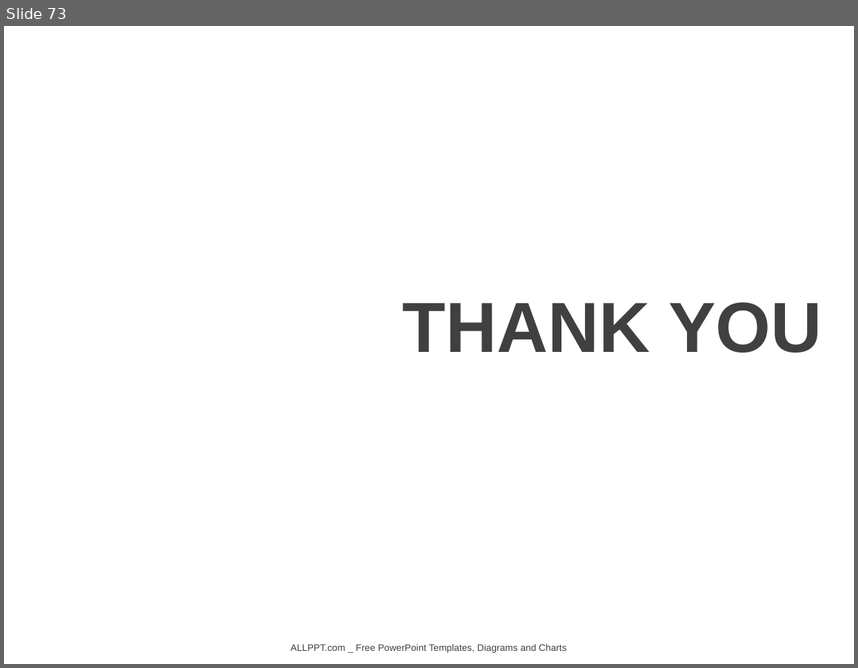
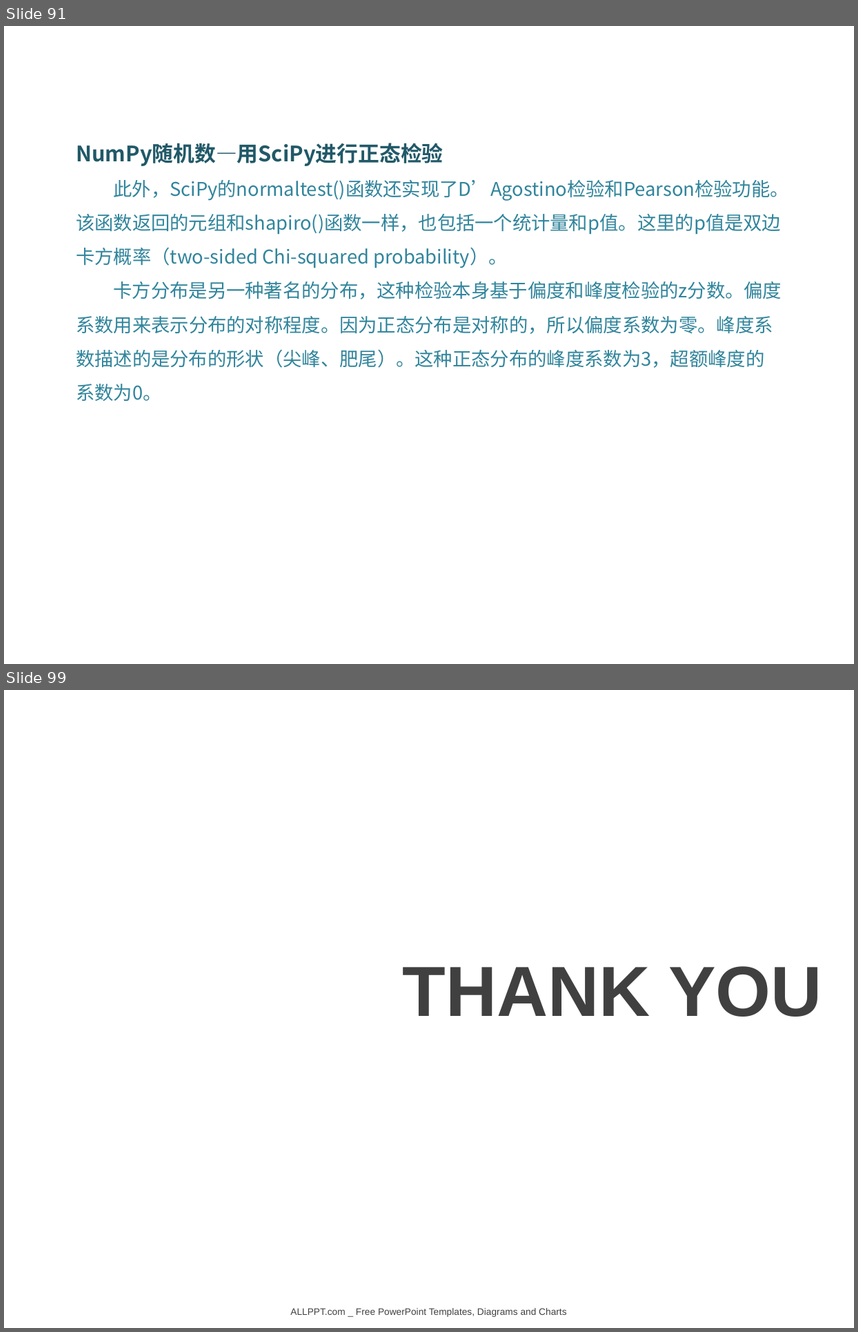
Before and after one commit to DataScienceCoding/Python-Data-Analysis, a slide deck: Python-Data-Analysis.pptx. Shown one above the other, each under a label of ours: slide 73 before the commit, slides 91 and 99 after it; the slides between them are not shown. The pictures are 858x668 and 858x1332 pixels, drawn with LibreOffice and Linux fonts; fonts in the diff are those of the drawing; background and template pictures are left out. Boxes give left, top, right and bottom in pixels: in the first picture for what was removed or moved away, otherwise in the second. Text is boxed around its words. In the diff, an @@ line names an element or a change of style, - is before the commit and + after.

```diff
--- a/Python-Data-Analysis.pptx
+++ b/Python-Data-Analysis.pptx
@@ slide 91 added at <box>4,26,854,664</box>, background picture (left out) @@
@@ text added at <box>76,143,789,401</box>, 16 pt, text #31859C @@
+NumPy随机数—用SciPy进行正态检验
+此外，SciPy的normaltest()函数还实现了D’Agostino检验和Pearson检验功能。该函数返回的元组和shapiro()函数一样，也包括一个统计量和p值。这里的p值是双边卡方概率（two-sided Chi-squared probability）。
+卡方分布是另一种著名的分布，这种检验本身基于偏度和峰度检验的z分数。偏度系数用来表示分布的对称程度。因为正态分布是对称的，所以偏度系数为零。峰度系数描述的是分布的形状（尖峰、肥尾）。这种正态分布的峰度系数为3，超额峰度的系数为0。
@@ what was slide 73 is now slide 99 @@
```
Also in this commit, not shown: 25 other slides added, 6 other files.
